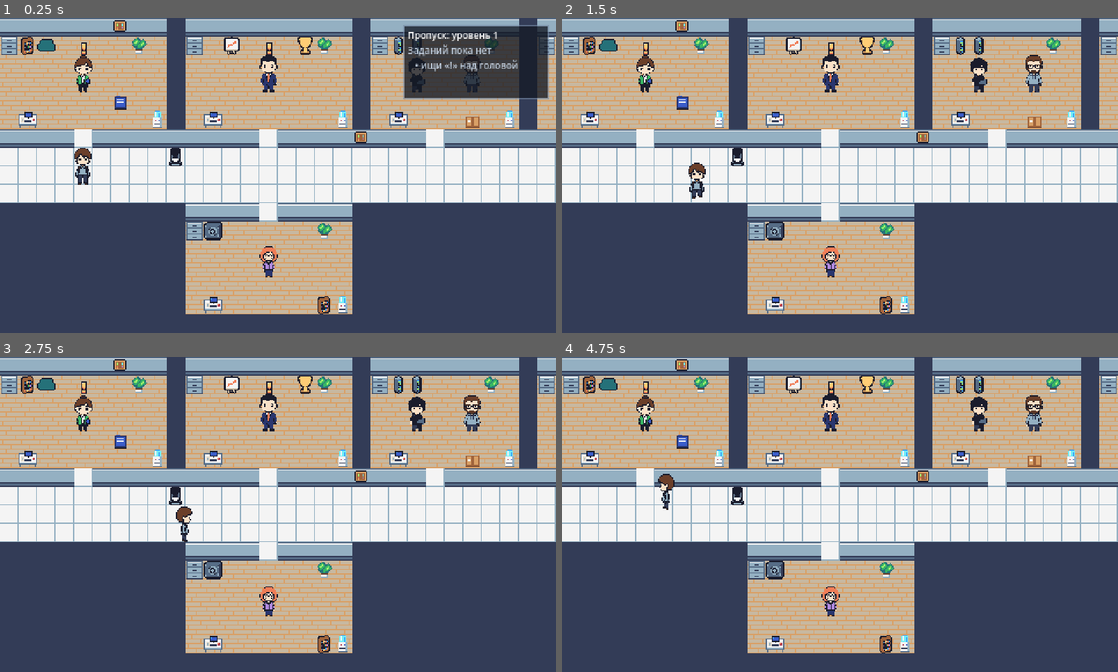
Above: before the commit, frames 1-4 (two rows, left to right).
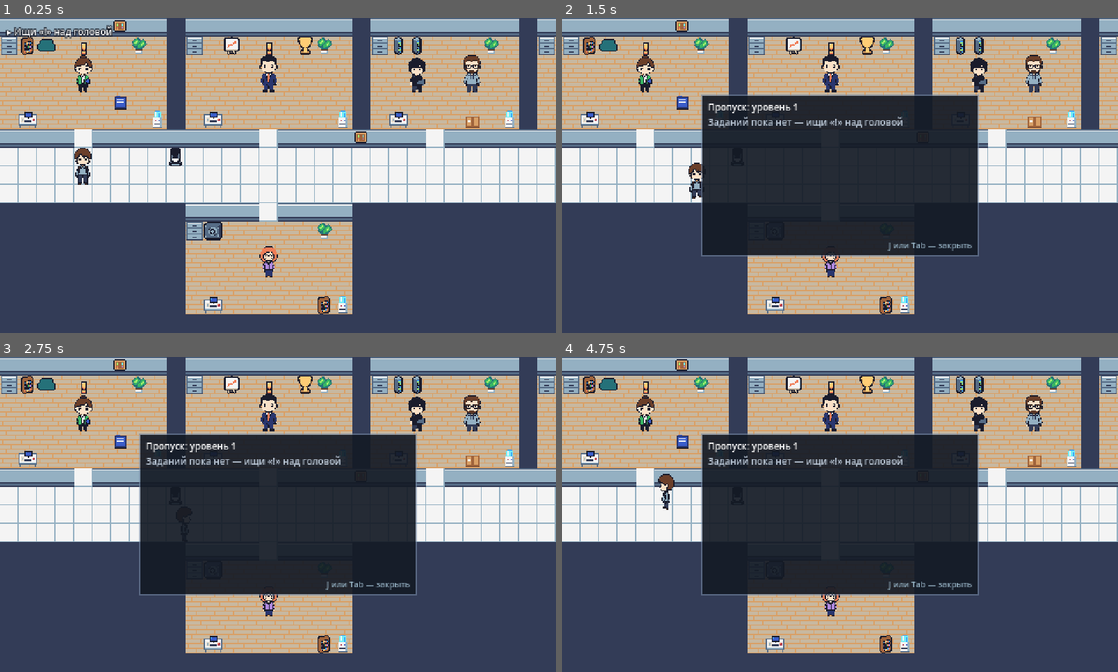
Above: after the commit, the same moments.

Repository: MArtyoma/LevelUp
Game: Godot game, scene res://src/main.tscn
Same seed, same stepped clock (60 frames per second), same inputs: the game is played once before the commit and once after it.
Inputs:
- Up to frame 1 (0.25 s): no input
- Up to frame 2 (1.5 s): tap Enter (ui_accept) at 0.5, 0.77 s; hold D (move_right) 0.53-1.28 s; hold J (toggle_quests) 0.53-1.28 s; hold S (move_down) from 1.28 s (still down); tap E (interact) at 1.35 s
- Up to frame 3 (2.75 s): tap Enter (ui_accept) at 1.52 s; tap J (toggle_quests) at 1.55 s; release S (move_down) at 2.03 s; hold D (move_right) from 2.03 s (still down); hold J (toggle_quests) from 2.03 s (still down)
- Up to frame 4 (4.75 s): release D (move_right) at 2.78 s; release J (toggle_quests) at 2.78 s; hold W (move_up) 2.78-3.53 s; tap Tab at 2.85 s; tap Enter (ui_accept) at 3.02, 3.77, 4.52 s; tap J (toggle_quests) at 3.05, 4.55 s; hold J (toggle_quests) 3.53-4.28 s; hold A (move_left) from 3.53 s (still down); tap E (interact) at 4.35 s

The runs differ from the first frame. In frame 1, 6.3% of the frame differs, in the area x 1-99%, y 2-26%; in frame 2, 25%; in frame 3, 25%; in frame 4, 25%, in the area x 25-75%, y 24-76%.

Commit message:
Журнал не закрывает офис: в углу только текущий шаг, полный — по J
Раньше панель журнала постоянно висела справа сверху и закрывала людей
в соседнем кабинете. Теперь постоянно — одна строка на шаг без подложки
в левом верхнем углу, мигает жёлтым, когда шаг сменился. Полный журнал
(задания, выполненное, пропуск) — по J или Tab, по центру. О новом
пропуске говорит подсказка внизу.

Co-Authored-By: Claude Opus 5.5 <noreply@anthropic.com>

Diff:
--- a/src/ui/game_ui.gd
+++ b/src/ui/game_ui.gd
@@ -1,6 +1,11 @@
 extends CanvasLayer
 
-## Постоянный интерфейс: подсказка у нижнего края, журнал квестов, уровень пропуска.
+## Постоянный интерфейс: подсказка у нижнего края, текущий шаг в углу, журнал квестов.
+##
+## На экране постоянно — только строка-другая текущего шага в левом верхнем углу,
+## без подложки: игра про то, чтобы разглядывать офис и людей, и панель в углу
+## закрывала бы как раз их. Полный журнал (задания, выполненное, пропуск) —
+## по J или Tab, по центру.
 ##
 ## Владелец: **artist**.
 ##
@@ -12,6 +17,8 @@
 @onready var _quest_panel: PanelContainer = $QuestPanel
 @onready var _quest_list: VBoxContainer = $QuestPanel/Layout/List
 @onready var _access_label: Label = $QuestPanel/Layout/Access
+@onready var _footer: Label = $QuestPanel/Layout/Footer
+@onready var _tracker: VBoxContainer = $Tracker
 @onready var _room_banner: VBoxContainer = $RoomBanner
 @onready var _room_title: Label = $RoomBanner/Title
 @onready var _room_purpose: Label = $RoomBanner/Purpose
@@ -20,6 +27,7 @@
 const ROOM_BANNER_SECONDS := 2.5
 
 var _room_tween: Tween
+var _tracker_tween: Tween
 
 
 func _ready() -> void:
@@ -31,12 +39,11 @@
 	EventBus.access_denied.connect(_on_access_denied)
 	EventBus.room_entered.connect(_on_room_entered)
 
-	for signal_name in ["quest_started", "quest_completed"]:
-		EventBus.connect(signal_name, func(_quest_id: String): _refresh_quests())
-	EventBus.quest_objective_completed.connect(
-		func(_quest_id: String, _objective_id: String): _refresh_quests())
-
-	_on_access_changed(QuestLog.access_level)
+	EventBus.quest_started.connect(_on_quest_changed.unbind(1))
+	EventBus.quest_completed.connect(_on_quest_changed.unbind(1))
+	EventBus.quest_objective_completed.connect(_on_quest_changed.unbind(2))
+
+	_on_access_changed(QuestLog.access_level, false)
 	_refresh_quests()
 
 
@@ -58,10 +65,15 @@
 	_hint.offset_bottom = Grid.ui_length(-8.0)
 
 	_access_label.add_theme_font_size_override("font_size", Grid.ui_font_size(8))
-	_quest_panel.offset_left = Grid.ui_length(-132.0)
-	_quest_panel.offset_top = Grid.ui_length(6.0)
-	_quest_panel.offset_right = Grid.ui_length(-6.0)
+	_footer.add_theme_font_size_override("font_size", Grid.ui_font_size(7))
+	_quest_panel.offset_left = Grid.ui_length(-120.0)
+	_quest_panel.offset_top = Grid.ui_length(-70.0)
+	_quest_panel.offset_right = Grid.ui_length(120.0)
 	_quest_panel.offset_bottom = Grid.ui_length(70.0)
+	_tracker.offset_left = Grid.ui_length(6.0)
+	_tracker.offset_top = Grid.ui_length(6.0)
+	_tracker.offset_right = Grid.ui_length(186.0)
+	_tracker.offset_bottom = Grid.ui_length(60.0)
 
 	for label: Label in [_room_title, _room_purpose]:
 		var room_settings := label.label_settings.duplicate() as LabelSettings
@@ -77,6 +89,8 @@
 func _unhandled_input(event: InputEvent) -> void:
 	if event.is_action_pressed("toggle_quests"):
 		_quest_panel.visible = not _quest_panel.visible
+		# Открытый журнал и так показывает текущий шаг — строка в углу лишняя.
+		_tracker.visible = not _quest_panel.visible
 		Sound.play("journal")
 		get_viewport().set_input_as_handled()
 
@@ -89,8 +103,11 @@
 	_hint.text = ""
 
 
-func _on_access_changed(level: int) -> void:
+func _on_access_changed(level: int, announce: bool = true) -> void:
 	_access_label.text = "Пропуск: уровень %d" % level
+	# Уровень пропуска больше не висит на экране постоянно — о новом говорим вслух.
+	if announce:
+		_hint.text = "Новый пропуск: уровень %d" % level
 
 
 func _on_access_denied(required: int, current: int) -> void:
@@ -124,32 +141,76 @@
 	return {}
 
 
-## Журнал перерисовывается целиком на каждое событие квеста. Это осознанно:
-## квестов у нас 4-5, событий за прохождение — десятки, а не тысячи. Точечное
-## обновление списка стоило бы вдвое больше кода и ловило бы рассинхрон.
+func _on_quest_changed() -> void:
+	_refresh_quests()
+	# Строка в углу мигает жёлтым: шаг сменился — это видно краем глаза,
+	# даже если игрок смотрит на собеседника.
+	if _tracker_tween != null:
+		_tracker_tween.kill()
+	_tracker.modulate = Color(1.0, 0.8, 0.46)
+	_tracker_tween = create_tween()
+	_tracker_tween.tween_property(_tracker, "modulate", Color.WHITE, 1.2)
+
+
+## Журнал и строка в углу перерисовываются целиком на каждое событие квеста. Это
+## осознанно: квестов у нас 4-5, событий за прохождение — десятки, а не тысячи.
+## Точечное обновление списка стоило бы вдвое больше кода и ловило бы рассинхрон.
 func _refresh_quests() -> void:
-	for child in _quest_list.get_children():
-		child.queue_free()
+	_refresh_tracker()
+	_clear(_quest_list)
 
 	var active := QuestLog.active_quests()
 	if active.is_empty():
-		_add_row("Заданий пока нет", true)
-		# Первое, что видит новичок, — пустой журнал. Пусть он хотя бы
-		# говорит, куда смотреть.
-		_add_row("   • ищи «!» над головой", true)
-		return
+		_add_row(_quest_list, "Заданий пока нет — ищи «!» над головой", true)
 
 	for quest_id in active:
-		_add_row(String(GameData.get_quest(quest_id).get("title", quest_id)), false)
+		var quest := GameData.get_quest(quest_id)
+		_add_row(_quest_list, String(quest.get("title", quest_id)), false)
 		var step := QuestLog.next_objective_text(quest_id)
 		if not step.is_empty():
-			_add_row("   • " + step, true)
-
-
-func _add_row(text: String, is_secondary: bool) -> void:
+			_add_row(_quest_list, "   • " + step, true)
+
+	# Выполненное — тоже часть журнала: к концу дня это список того, что игрок
+	# узнал, и по нему удобно освежить память.
+	for quest: Dictionary in GameData.all_quests():
+		if QuestLog.is_completed(String(quest.get("id", ""))):
+			_add_row(_quest_list, "✓ " + String(quest.get("title", "")), true)
+
+
+## Строка в углу: только текущие шаги, без названий заданий и без подложки.
+func _refresh_tracker() -> void:
+	_clear(_tracker)
+	var steps: Array[String] = []
+	for quest_id in QuestLog.active_quests():
+		var step := QuestLog.next_objective_text(quest_id)
+		if not step.is_empty():
+			steps.append(step)
+	if steps.is_empty():
+		steps.append("Ищи «!» над головой")
+	# Одна строка на шаг, длинное — с многоточием: целиком текст в журнале,
+	# а здесь достаточно понять, куда идти (над целью и так висит «?»).
+	for step in steps:
+		var label := Label.new()
+		label.text = "▸ " + step
+		label.tooltip_text = step
+		label.label_settings = _hint.label_settings
+		label.text_overrun_behavior = TextServer.OVERRUN_TRIM_ELLIPSIS
+		_tracker.add_child(label)
+
+
+func _add_row(list: VBoxContainer, text: String, is_secondary: bool) -> void:
 	var label := Label.new()
 	label.text = text
+	label.autowrap_mode = TextServer.AUTOWRAP_WORD_SMART
 	label.add_theme_font_size_override("font_size", Grid.ui_font_size(8))
 	if is_secondary:
 		label.modulate = Color(0.75, 0.8, 0.86)
-	_quest_list.add_child(label)
+	list.add_child(label)
+
+
+# Сначала вынуть, потом удалить: queue_free удаляет только в конце кадра, и до
+# того старые строки стояли бы в списке рядом с новыми.
+func _clear(list: Container) -> void:
+	for child in list.get_children():
+		list.remove_child(child)
+		child.queue_free()
--- a/src/ui/game_ui.tscn
+++ b/src/ui/game_ui.tscn
@@ -3,16 +3,16 @@
 [ext_resource type="Script" path="res://src/ui/game_ui.gd" id="1_ui"]
 
 [sub_resource type="StyleBoxFlat" id="StyleBoxFlat_quests"]
-bg_color = Color(0.0784314, 0.101961, 0.145098, 0.784314)
+bg_color = Color(0.0784314, 0.101961, 0.145098, 0.921569)
 border_width_left = 1
 border_width_top = 1
 border_width_right = 1
 border_width_bottom = 1
 border_color = Color(0.45098, 0.52549, 0.631373, 0.6)
-content_margin_left = 4.0
-content_margin_top = 3.0
-content_margin_right = 4.0
-content_margin_bottom = 3.0
+content_margin_left = 6.0
+content_margin_top = 5.0
+content_margin_right = 6.0
+content_margin_bottom = 4.0
 
 [sub_resource type="LabelSettings" id="LabelSettings_hint"]
 font_size = 8
@@ -40,15 +40,27 @@
 horizontal_alignment = 1
 label_settings = SubResource("LabelSettings_hint")
 
+[node name="Tracker" type="VBoxContainer" parent="."]
+offset_left = 6.0
+offset_top = 6.0
+offset_right = 186.0
+offset_bottom = 60.0
+mouse_filter = 2
+theme_override_constants/separation = 0
+
 [node name="QuestPanel" type="PanelContainer" parent="."]
-anchors_preset = 1
-anchor_left = 1.0
-anchor_right = 1.0
-offset_left = -132.0
-offset_top = 6.0
-offset_right = -6.0
+visible = false
+anchors_preset = 8
+anchor_left = 0.5
+anchor_top = 0.5
+anchor_right = 0.5
+anchor_bottom = 0.5
+offset_left = -120.0
+offset_top = -70.0
+offset_right = 120.0
 offset_bottom = 70.0
-grow_horizontal = 0
+grow_horizontal = 2
+grow_vertical = 2
 theme_override_styles/panel = SubResource("StyleBoxFlat_quests")
 
 [node name="Layout" type="VBoxContainer" parent="QuestPanel"]
@@ -62,7 +74,15 @@
 
 [node name="List" type="VBoxContainer" parent="QuestPanel/Layout"]
 layout_mode = 2
+size_flags_vertical = 3
 theme_override_constants/separation = 1
+
+[node name="Footer" type="Label" parent="QuestPanel/Layout"]
+modulate = Color(0.580392, 0.690196, 0.760784, 1)
+layout_mode = 2
+theme_override_font_sizes/font_size = 7
+text = "J или Tab — закрыть"
+horizontal_alignment = 2
 
 [node name="RoomBanner" type="VBoxContainer" parent="."]
 visible = false
--- /dev/null
+++ b/tests/test_game_ui.gd
@@ -0,0 +1,55 @@
+extends TestCase
+
+## Тесты постоянного интерфейса: что игрок видит, не открывая журнал.
+
+var _ui: CanvasLayer
+
+
+func before_each() -> void:
+	QuestLog.reset()
+	_ui = (load("res://src/ui/game_ui.tscn") as PackedScene).instantiate()
+	(Engine.get_main_loop() as SceneTree).current_scene.add_child(_ui)
+
+
+func after_each() -> void:
+	_ui.free()
+	QuestLog.reset()
+
+
+func _tracker_text() -> String:
+	var lines: PackedStringArray = []
+	for label: Label in _ui.get_node("Tracker").get_children():
+		lines.append(label.text)
+	return "\n".join(lines)
+
+
+func _toggle_journal() -> void:
+	var event := InputEventAction.new()
+	event.action = "toggle_quests"
+	event.pressed = true
+	_ui._unhandled_input(event)
+
+
+func test_journal_does_not_cover_the_office() -> void:
+	# Раньше журнал висел в углу постоянно и закрывал людей в соседнем кабинете.
+	check(not (_ui.get_node("QuestPanel") as Control).visible,
+		"журнал должен быть закрыт, пока его не открыли")
+	check(_tracker_text().contains("«!»"), "без заданий строка в углу должна подсказывать про «!»")
+
+
+func test_tracker_follows_the_current_step() -> void:
+	QuestLog.start_quest("q_onboarding")
+	check(_tracker_text().contains(QuestLog.next_objective_text("q_onboarding")),
+		"в углу нет текущего шага, а есть «%s»" % _tracker_text())
+	QuestLog.complete_objective("q_onboarding", "obj_docs")
+	check(_tracker_text().contains("ноутбук"), "строка в углу не сменилась на следующий шаг")
+
+
+func test_journal_opens_and_hides_the_tracker() -> void:
+	_toggle_journal()
+	check((_ui.get_node("QuestPanel") as Control).visible, "J не открыл журнал")
+	check(not (_ui.get_node("Tracker") as Control).visible,
+		"при открытом журнале строка в углу дублирует его")
+	_toggle_journal()
+	check(not (_ui.get_node("QuestPanel") as Control).visible, "J не закрыл журнал")
+	check((_ui.get_node("Tracker") as Control).visible, "строка в углу не вернулась")
--- a/tests/test_runner.gd
+++ b/tests/test_runner.gd
@@ -15,6 +15,7 @@
 	preload("res://tests/test_quest_log.gd"),
 	preload("res://tests/test_dialogue_runner.gd"),
 	preload("res://tests/test_dialogue_box.gd"),
+	preload("res://tests/test_game_ui.gd"),
 	preload("res://tests/test_sound.gd"),
 	preload("res://tests/test_save_game.gd"),
 	preload("res://tests/test_grid.gd"),
Not shown, added: tests/test_game_ui.gd.uid
Not shown, changed: README.md
Not shown, changed: docs/architecture.md
